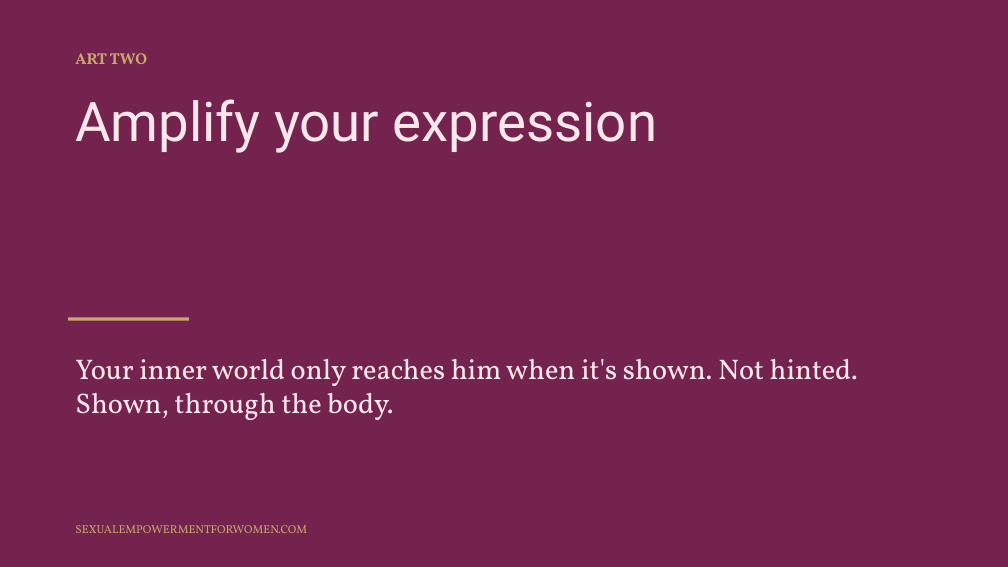
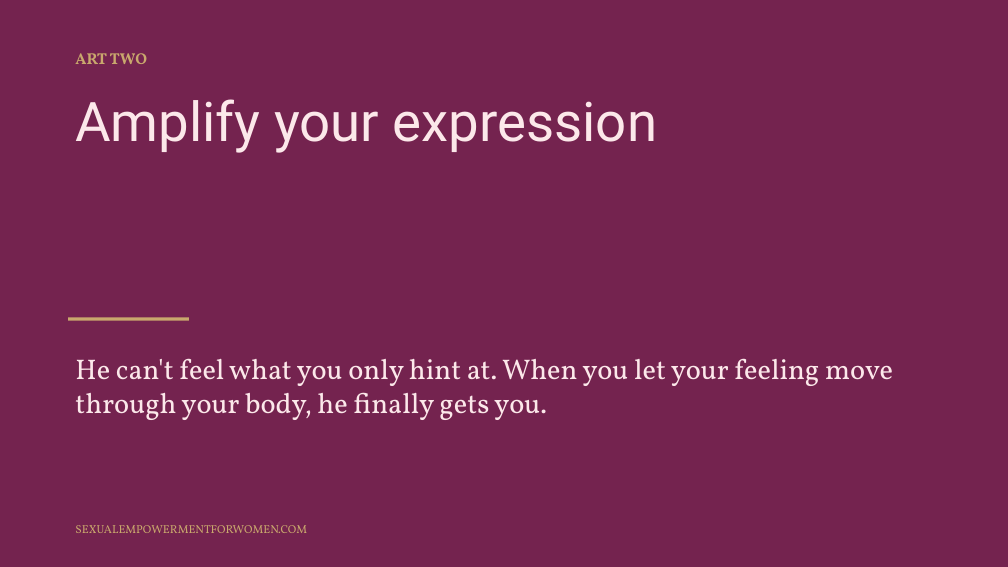
Before and after one commit to tarisha-starr/GitHub-folder, a slide deck: slide 19 of content/sessions/slides/Polarity-and-Attraction.pptx (slide 16 before the commit). Drawn at 1008x567 pixels with LibreOffice and Linux fonts; fonts in the diff are those of the drawing. Boxes give left, top, right and bottom in pixels: in the first picture for what was removed or moved away, otherwise in the second. Text is boxed around its words. In the diff, an @@ line names an element or a change of style, - is before the commit and + after.

```diff
--- a/content/sessions/slides/Polarity-and-Attraction.pptx
+++ b/content/sessions/slides/Polarity-and-Attraction.pptx
@@ text at [75,358,893,420]: text changed @@
-Your inner world only reaches him when it's shown. Not hinted. Shown, through the body.
+He can't feel what you only hint at. When you let your feeling move through your body, he finally gets you.
```
Also in this commit, not shown: 3 slides added, 3 other files.
